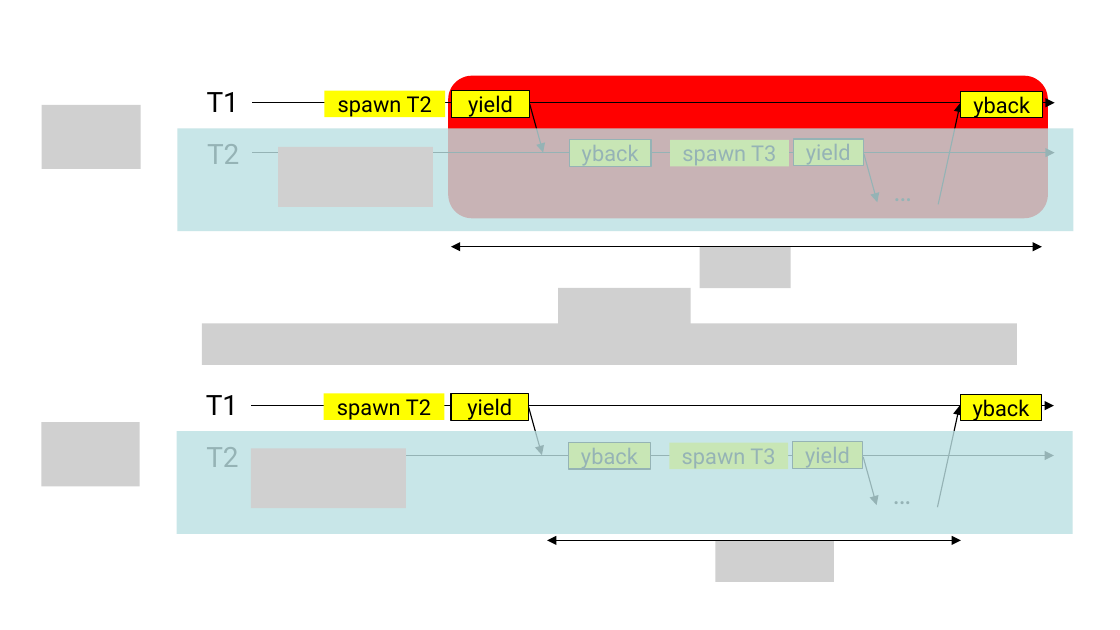
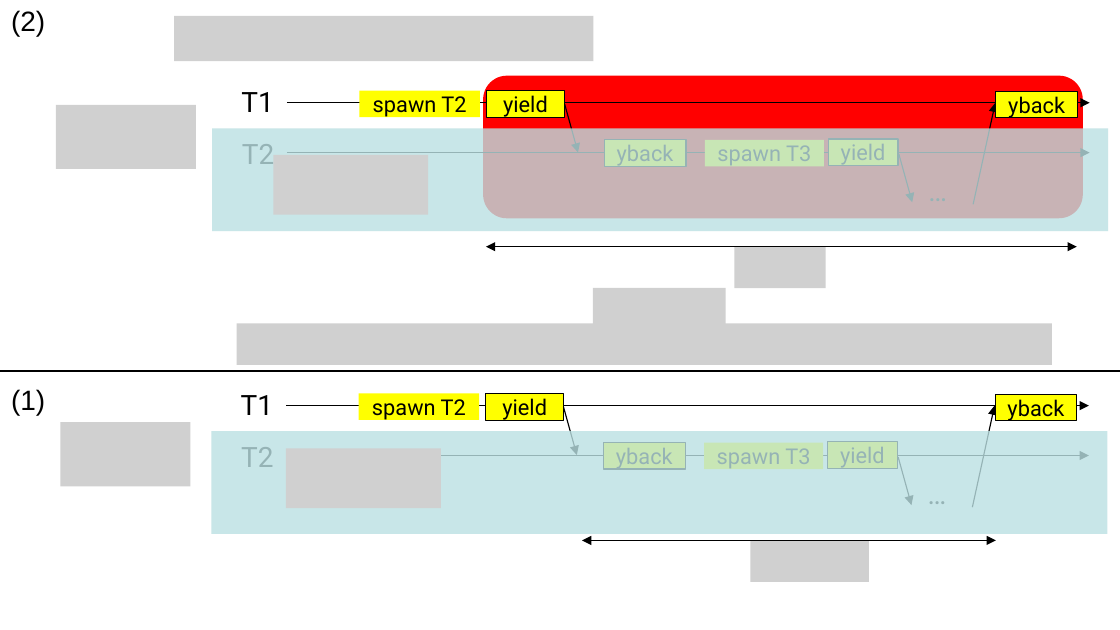
Before and after one commit to jieungkim/phd_thesis, a slide deck: slide 8 of figs/conlink/concurrent_linking.pptx. Drawn at 1120x630 pixels with LibreOffice and Linux fonts; fonts in the diff are those of the drawing; grey boxes stand for pictures. Boxes give left, top, right and bottom in pixels: in the first picture for what was removed or moved away, otherwise in the second. Text is boxed around its words. In the diff, an @@ line names an element or a change of style, - is before the commit and + after.

```diff
--- a/figs/conlink/concurrent_linking.pptx
+++ b/figs/conlink/concurrent_linking.pptx
@@ text added at [11, 10, 45, 36], 18 pt, text #000000 @@
+(2)
@@ picture added at [175, 16, 594, 60] @@
@@ picture: place and size @@
-picture at [41, 105, 140, 169]
+picture at [56, 105, 196, 169]
@@ picture: place and size @@
-picture at [278, 147, 432, 207]
+picture at [273, 155, 428, 215]
@@ 14 rectangles, 10 arrows, 6 texts, 5 pictures, 2 double arrows, 1 rounded rectangle: place and size @@
-14 rectangles, 10 arrows, 6 texts, 5 pictures, 2 double arrows, 1 rounded rectangle at [177, 76, 1073, 582]
+14 rectangles, 10 arrows, 6 texts, 5 pictures, 2 double arrows, 1 rounded rectangle at [212, 76, 1109, 582]
@@ line added from (0, 371) to (1120, 371), #000000 0.75 pt @@
@@ text added at [11, 389, 45, 415], 18 pt, text #000000 @@
+(1)
@@ picture: place and size @@
-picture at [41, 422, 140, 486]
+picture at [60, 422, 190, 486]
```
Also in this commit, not shown: 5 other slides changed, 1 slide added, 18 other files.
